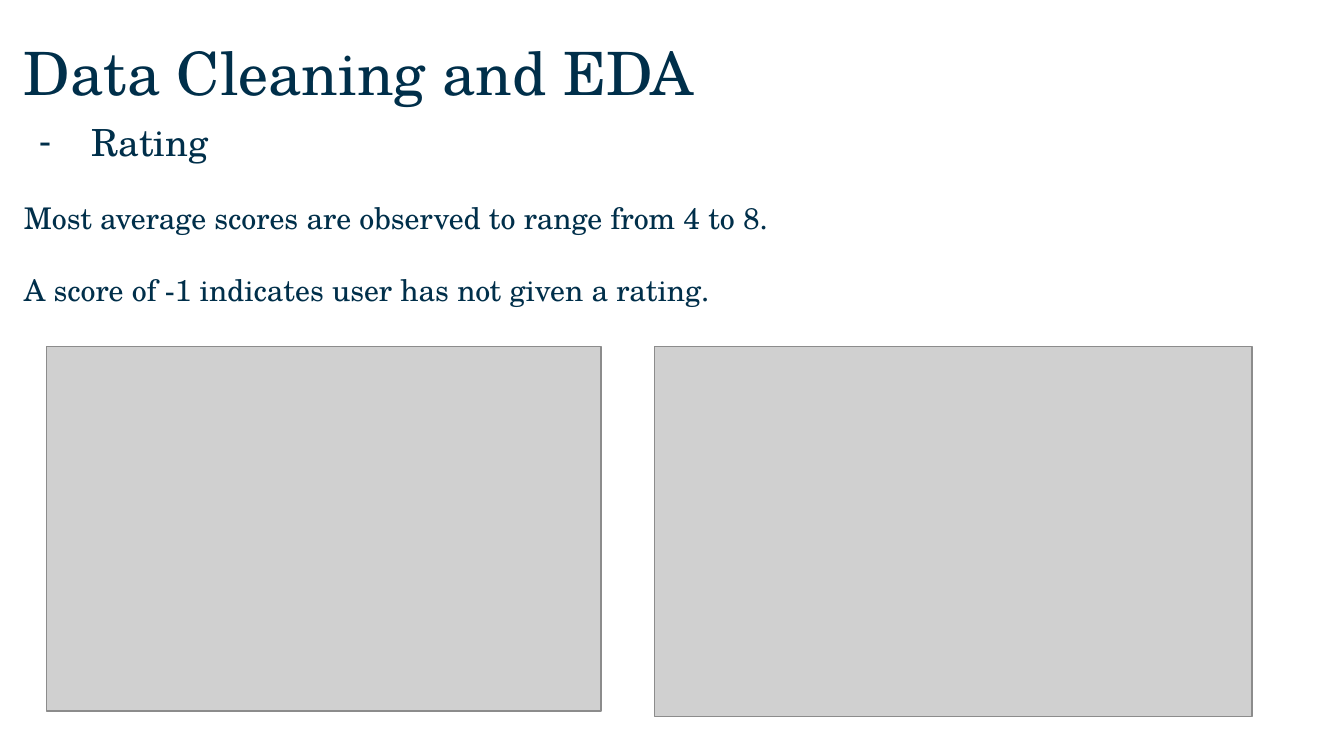
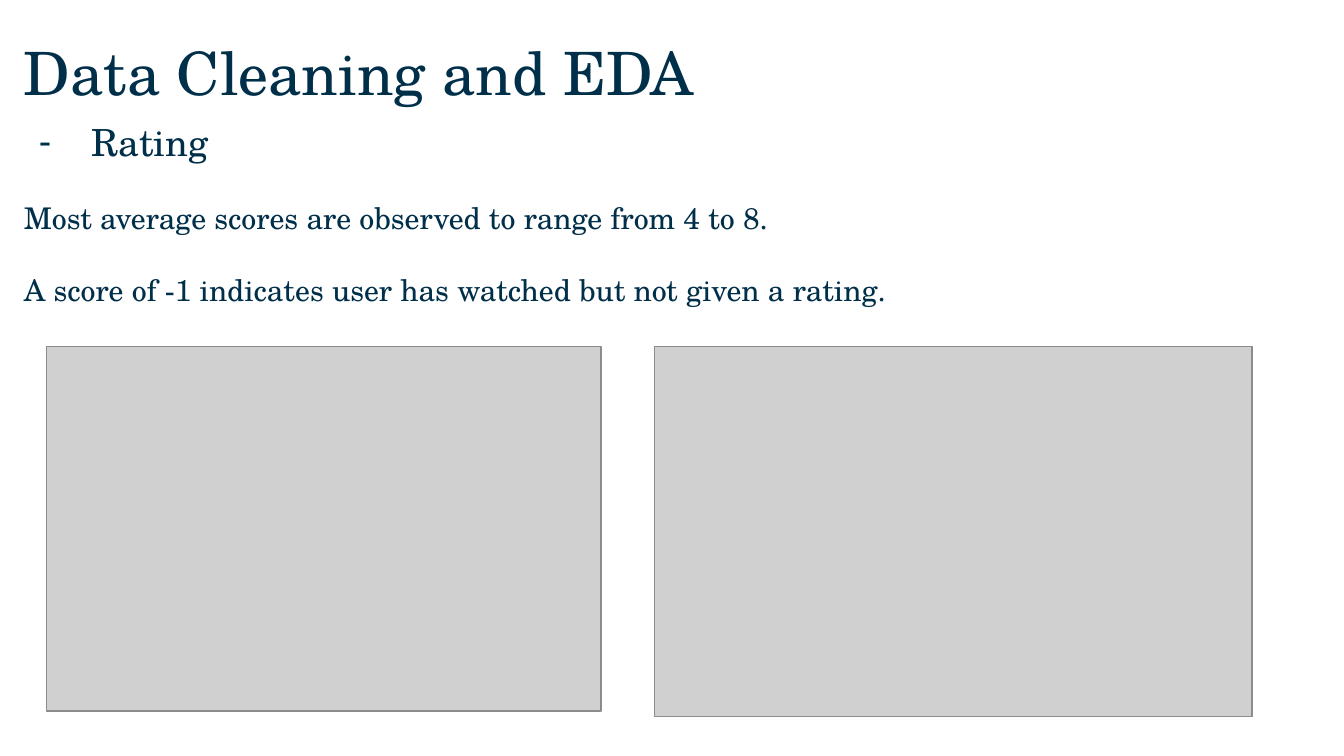
Before and after one commit to zctham/GA_projects, a slide deck: slide 13 of Capstone_Project/presentation/Capstone presentation.pptx (slide 11 before the commit). Drawn at 1344x756 pixels with LibreOffice and Linux fonts; fonts in the diff are those of the drawing; grey boxes stand for pictures; background and template pictures are left out. Boxes give left, top, right and bottom in pixels: in the first picture for what was removed or moved away, otherwise in the second. Text is boxed around its words. In the diff, an @@ line names an element or a change of style, - is before the commit and + after.

```diff
--- a/Capstone_Project/presentation/Capstone presentation.pptx
+++ b/Capstone_Project/presentation/Capstone presentation.pptx
@@ text at (x1=24, y1=279, x2=886, y2=307): text changed @@
-A score of -1 indicates user has not given a rating.
+A score of -1 indicates user has watched but not given a rating.
```
Also in this commit, not shown: 9 other slides changed, 2 slides added, 1 other file.
